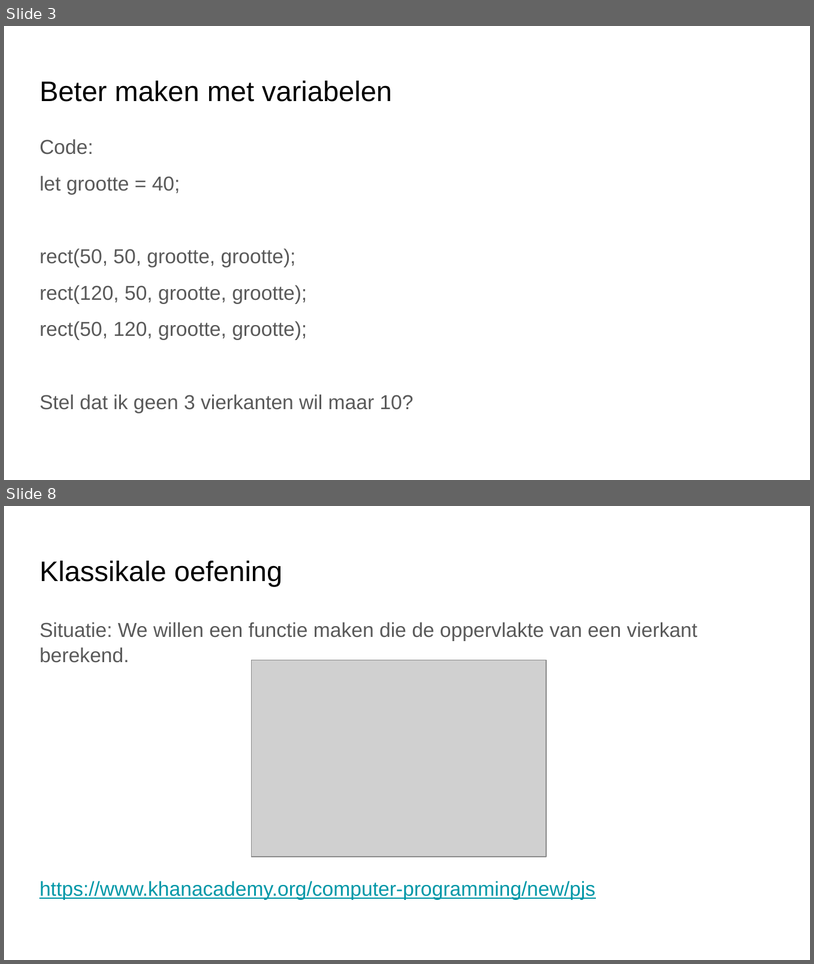
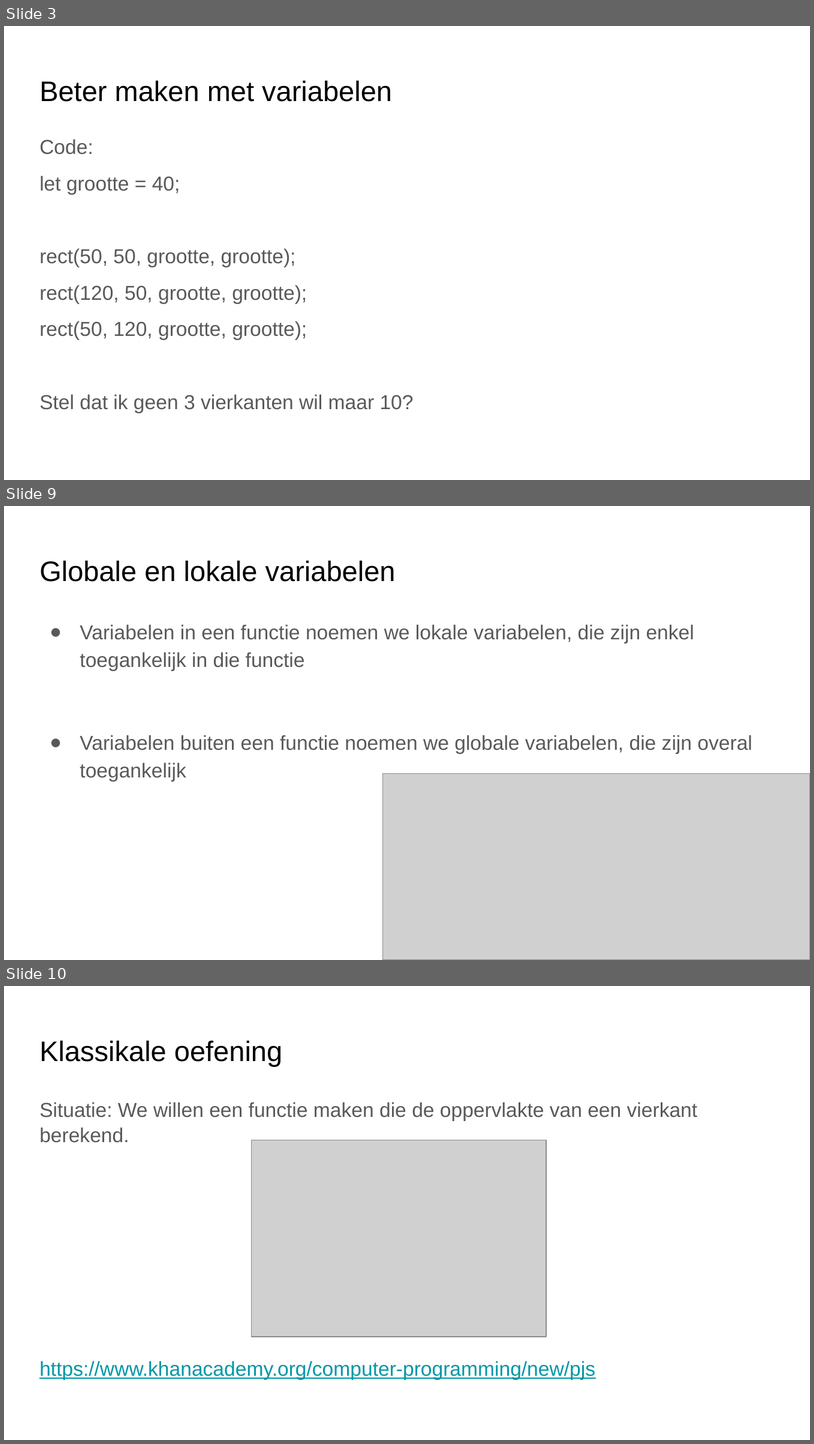
Before and after one commit to emmauscollege/emmauscollege.github.io, a slide deck: methode/static/theorie/programmeren/3-Functies.pptx. Shown one above the other, each under a label of ours: slides 3 and 8 before the commit, slides 3, 9 and 10 after it; the slides between them are not shown. The pictures are 814x964 and 814x1444 pixels, drawn with LibreOffice and Linux fonts; fonts in the diff are those of the drawing; grey boxes stand for pictures. Boxes give left, top, right and bottom in pixels: in the first picture for what was removed or moved away, otherwise in the second. Text is boxed around its words. In the diff, an @@ line names an element or a change of style, - is before the commit and + after.

```diff
--- a/methode/static/theorie/programmeren/3-Functies.pptx
+++ b/methode/static/theorie/programmeren/3-Functies.pptx
@@ slide 9 added at (4,506,810,960), background #FFFFFF @@
@@ title added at (39,561,396,582), 25.2 pt, text #000000 @@
+Globale en lokale variabelen
@@ text added at (80,624,752,781), 18 pt, text #595959 @@
+● Variabelen in een functie noemen we lokale variabelen, die zijn enkel toegankelijk in die functie
+● Variabelen buiten een functie noemen we globale variabelen, die zijn overal toegankelijk
@@ picture added at (383,773,810,959) @@
@@ what was slide 8 is now slide 10 @@
```
Also in this commit, not shown: 4 slides changed, 1 other slide added.
